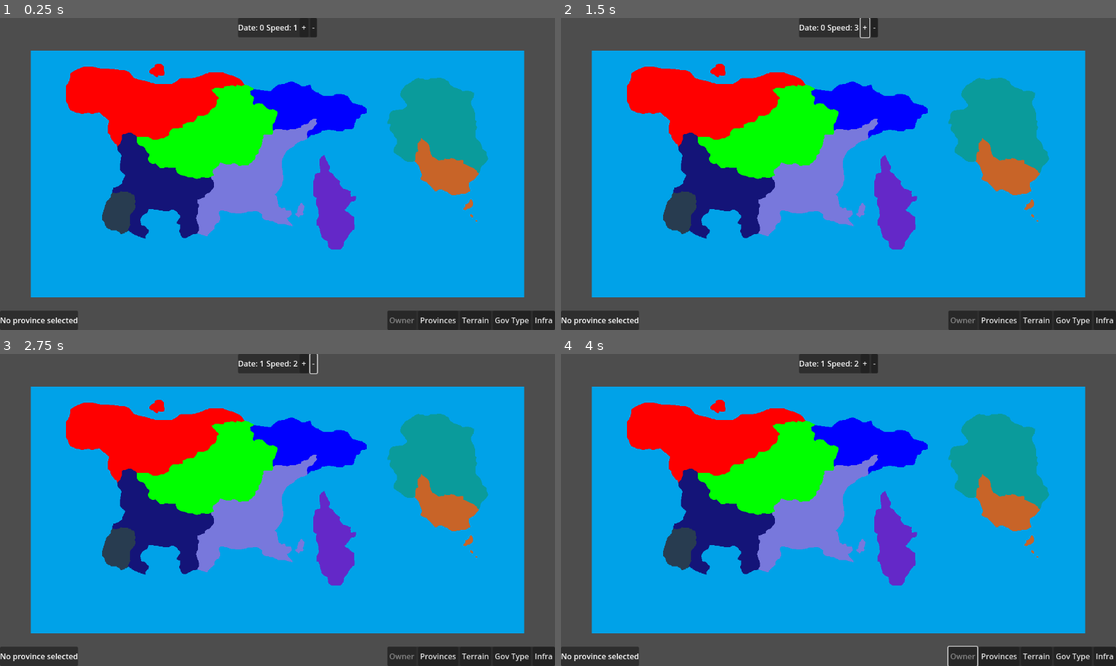
Above: before the commit, frames 1-4 (two rows, left to right).
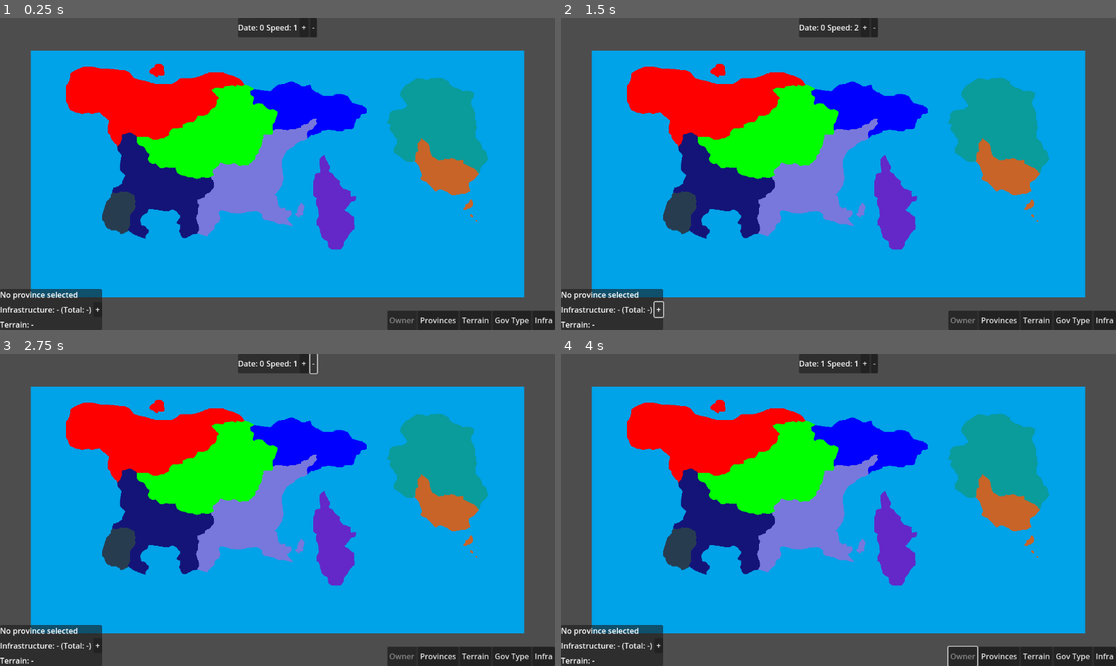
Above: after the commit, the same moments.

Repository: tsallustro/map-game
Game: Godot game, scene res://main.tscn
Same seed, same stepped clock (60 frames per second), same inputs: the game is played once before the commit and once after it.
Inputs:
- Up to frame 1 (0.25 s): no input
- Up to frame 2 (1.5 s): click "+" at 0.5 s; click "+" at 1.25 s
- Up to frame 3 (2.75 s): click "-" at 2 s
- Up to frame 4 (4 s): click "Provinces" at 2.75 s; click "Owner" at 3.5 s

The runs differ from the first frame. In frame 1, 1.7% of the frame differs, in the area x 0-19%, y 86-100%; in frame 2, 1.7%; in frame 3, 1.7%, in the area x 0-54%, y 2-100%; in frame 4, 1.7%.

Commit message:
Infra inc

Diff:
--- a/main.tscn
+++ b/main.tscn
@@ -78,9 +78,27 @@
 grow_vertical = 0
 script = ExtResource("3_h2yge")
 
-[node name="Label" type="Label" parent="UI/InfoPanel"]
+[node name="VBoxContainer" type="VBoxContainer" parent="UI/InfoPanel"]
+layout_mode = 2
+
+[node name="ProvinceNameLabel" type="Label" parent="UI/InfoPanel/VBoxContainer"]
 layout_mode = 2
 text = "Click a province."
+
+[node name="InfraPanelHContainer" type="HBoxContainer" parent="UI/InfoPanel/VBoxContainer"]
+layout_mode = 2
+
+[node name="InfraLabel" type="Label" parent="UI/InfoPanel/VBoxContainer/InfraPanelHContainer"]
+layout_mode = 2
+text = "Infrastructure: - (Total: -)"
+
+[node name="IncreaseInfraButton" type="Button" parent="UI/InfoPanel/VBoxContainer/InfraPanelHContainer"]
+layout_mode = 2
+text = "+"
+
+[node name="TerrainLabel" type="Label" parent="UI/InfoPanel/VBoxContainer"]
+layout_mode = 2
+text = "Terrain: -"
 
 [node name="ViewButtons" type="PanelContainer" parent="UI"]
 anchors_preset = 3
--- a/scripts/MapRenderer.gd
+++ b/scripts/MapRenderer.gd
@@ -12,6 +12,7 @@
 	GameState.view_mode_changed.connect(_on_view_mode_changed)
 	GameState.selection_changed.connect(_on_selection_changed)
 	GameState.province_owner_changed.connect(_on_province_owner_changed)
+	GameState.province_infrastructure_changed.connect(_rebuild_infra_shader_array)
 	# If GameState loaded before we connected (rare, but possible), sync now:
 	_sync_all()
 
@@ -82,3 +83,19 @@
 	for p in GameState.provinces:
 		owner_arr.append(GameState.get_country_color(p["owner"]))
 	_mat.set_shader_parameter("owner_colors", owner_arr)
+
+func _rebuild_infra_shader_array(_changed_province_id : String) -> void:
+	print("Rebuilding province infra arrays...")
+	var infra_arr := PackedColorArray()
+	var province_infra_values := Array()
+	for p in GameState.provinces:
+		var p_infra_value := GameState.get_province_infra_by_id(p["id"])
+		province_infra_values.append(p_infra_value)
+
+	var max_infra = province_infra_values.max()
+	var min_infra = province_infra_values.min()
+	for i in range(province_infra_values.size()):
+		var infra_value =  province_infra_values[i]
+		var color = Utils.get_gradient_value_ryg(infra_value, min_infra, max_infra)
+		infra_arr.append(color)
+	_mat.set_shader_parameter("infra_colors", infra_arr)
--- a/scripts/UI/InfoPanel.gd
+++ b/scripts/UI/InfoPanel.gd
@@ -1,26 +1,44 @@
 extends PanelContainer
-@onready var label: Label = $Label
+@onready var p_name_label: Label = $VBoxContainer/ProvinceNameLabel
+@onready var p_infra_label: Label = $VBoxContainer/InfraPanelHContainer/InfraLabel
+@onready var p_terrain_label: Label = $VBoxContainer/TerrainLabel
+@onready var increase_infra_btn : Button = $VBoxContainer/InfraPanelHContainer/IncreaseInfraButton
 
 func _ready() -> void:
 	GameState.data_loaded.connect(_on_data_loaded)
 	GameState.selection_changed.connect(_on_selection_changed)
+	GameState.province_infrastructure_changed.connect(_on_selection_changed)
+	increase_infra_btn.pressed.connect(_on_infra_increase_btn_pressed)
 
 func _on_data_loaded() -> void:
 	_on_selection_changed(GameState.selected_province_id)
 
 func _on_selection_changed(province_id: String) -> void:
 	if province_id == "":
-		label.text = "No province selected"
+		p_name_label.text = "No province selected"
+		p_infra_label.text = "Infrastructure: - (Total: -)"
+		p_terrain_label.text = "Terrain: -"
 		return
 
 	var province_data := GameState.get_province_by_id(province_id)
-	label.text = _build_label_text(province_id, province_data)
+	var p_owner_id = province_data["owner"]
+	p_name_label.text = _build_p_name_label_text(province_id, p_owner_id, province_data)
+	p_infra_label.text = _build_p_infra_label_text(p_owner_id, province_data)
+	p_terrain_label.text = _build_p_terrain_label_text(province_data)
 
-func _build_label_text(province_id: String, province_data: Dictionary) -> String:
+func _on_infra_increase_btn_pressed() -> void:
+	GameState.inc_selected_province_infrastructure()
+
+func _build_p_name_label_text(province_id: String, owner_id : String, province_data: Dictionary) -> String:
 	var p_name = province_data["name"]
-	var p_owner_tag = province_data["owner"]
-	var p_owner_name = GameState.get_country_name_by_country_id(province_data["owner"])
+	var p_owner_name = GameState.get_country_name_by_country_id(owner_id)
+	return "%s (ID: %s) | %s (ID: %s)"%[p_name, province_id, p_owner_name, owner_id]
+
+func _build_p_infra_label_text(owner_id: String, province_data: Dictionary) -> String:
+	var p_infra = province_data["infrastructure"]
+	var owner_total_infra = GameState.get_total_infra_by_country_id(owner_id)
+	return "Infrastructure: %d (Total: %d)"%[p_infra, owner_total_infra]
+
+func _build_p_terrain_label_text(province_data: Dictionary) -> String:
 	var p_terrain = province_data["terrain"]
-	var p_infra = province_data["infrastructure"]
-	var owner_total_infra = GameState.get_total_infra_by_country_id(p_owner_tag)
-	return "%s\nID: %s\nOwner: %s (%s)\nTerrain: %s\nInfra %d (Total: %d)" % [p_name, province_id, p_owner_name, p_owner_tag, p_terrain, p_infra, owner_total_infra]
+	return "Terrain: %s"%[p_terrain]
--- a/scripts/autoload/GameState.gd
+++ b/scripts/autoload/GameState.gd
@@ -6,6 +6,7 @@
 signal selection_changed(province_id: String)
 signal date_changed(date: int)
 signal speed_changed(speed: int)
+signal province_infrastructure_changed(province_id: String)
 
 var view_mode: int = Enums.ViewMode.OWNER
 
@@ -208,6 +209,21 @@
 		if p["owner"] == country_id: total += p["infrastructure"]
 	return total
 
+func inc_province_infrastructure(province_id : String) -> void:
+	var idx : int = province_index_by_id.get(province_id, -1)
+	if idx == -1:
+		push_error("Unknown province_id: " + province_id)
+	var prev_infra = int(provinces[idx]["infrastructure"])
+	var new_infra = prev_infra + 1
+	provinces[idx]["infrastructure"] = new_infra
+
+	# Update index
+	province_infra_by_id[province_id] = new_infra
+	emit_signal("province_infrastructure_changed", province_id)
+
+func inc_selected_province_infrastructure() -> void:
+	inc_province_infrastructure(selected_province_id)
+
 # Province selection/highlight
 func select_province_by_maskkey(mask_key: String) -> void:
 	var idx: int = province_index_by_maskkey.get(mask_key, -1)
